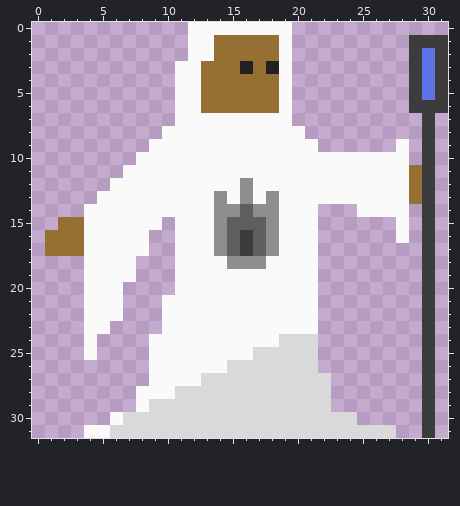
Two versions of one pixel-art sprite, site/img/game/player_right_down.png. Above: the version before the commit.
The file is 32x32 pixels.
Once edited:
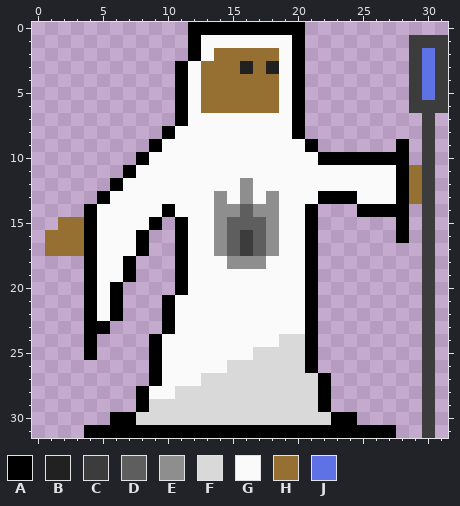
Palette (. is transparent): A #000000  B #212121  C #3c3c3c  D #5e5e5e  E #8e8e8e  F #d9d9d9  G #fafafa  H #966f33  J #5e72e6
Diff:
@@ x 0..31 @@
- 0 ............GGGGGGGG............
- 1 ............GGHHHHHG.........CCC
- 2 ............GGHHHHHG.........CJC
- 3 ...........GGHHHBHBG.........CJC
- 4 ...........GGHHHHHHG.........CJC
- 5 ...........GGHHHHHHG.........CJC
- 6 ...........GGHHHHHHG.........CCC
- 7 ...........GGGGGGGGG..........C.
- 8 ..........GGGGGGGGGGG.........C.
- 9 .........GGGGGGGGGGGGG......G.C.
-10 ........GGGGGGGGGGGGGGGGGGGGG.C.
-11 .......GGGGGGGGGGGGGGGGGGGGGGHC.
-12 ......GGGGGGGGGGEGGGGGGGGGGGGHC.
-13 .....GGGGGGGGGEGEGEGGGGGGGGGGHC.
-14 ....GGGGGGGGGGEEDEEGGG...GGGG.C.
-15 ..HHGGGGGG.GGGEDDDEGGG......G.C.
-16 .HHHGGGGG..GGGEDCDEGGG......G.C.
-17 .HHHGGGGG..GGGEDCDEGGG........C.
-18 ....GGGG...GGGGEEEGGGG........C.
-19 ....GGGG...GGGGGGGGGGG........C.
-20 ....GGG....GGGGGGGGGGG........C.
-21 ....GGG...GGGGGGGGGGGG........C.
-22 ....GGG...GGGGGGGGGGGG........C.
-23 ....GG....GGGGGGGGGGGG........C.
-24 ....G....GGGGGGGGGGFFF........C.
-25 ....G....GGGGGGGGFFFFF........C.
-26 .........GGGGGGFFFFFFF........C.
-27 .........GGGGFFFFFFFFFF.......C.
-28 ........GGGFFFFFFFFFFFF.......C.
-29 ........GFFFFFFFFFFFFFF.......C.
-30 ......GFFFFFFFFFFFFFFFFFF.....C.
-31 ....GGFFFFFFFFFFFFFFFFFFFFFF..C.
+ 0 ............AAAAAAAAA...........
+ 1 ............AGGGGGGGA........CCC
+ 2 ............AGHHHHHGA........CJC
+ 3 ...........AGHHHBHBGA........CJC
+ 4 ...........AGHHHHHHGA........CJC
+ 5 ...........AGHHHHHHGA........CJC
+ 6 ...........AGHHHHHHGA........CCC
+ 7 ...........AGGGGGGGGA.........C.
+ 8 ..........AGGGGGGGGGA.........C.
+ 9 .........AGGGGGGGGGGGA......A.C.
+10 ........AGGGGGGGGGGGGGAAAAAAA.C.
+11 .......AGGGGGGGGGGGGGGGGGGGGAHC.
+12 ......AGGGGGGGGGEGGGGGGGGGGGAHC.
+13 .....AGGGGGGGGEGEGEGGGAAAGGGAHC.
+14 ....AGGGGGAGGGEEDEEGGA...AAAA.C.
+15 ..HHAGGGGA.AGGEDDDEGGA......A.C.
+16 .HHHAGGGA..AGGEDCDEGGA......A.C.
+17 .HHHAGGGA..AGGEDCDEGGA........C.
+18 ....AGGA...AGGGEEEGGGA........C.
+19 ....AGGA...AGGGGGGGGGA........C.
+20 ....AGA....AGGGGGGGGGA........C.
+21 ....AGA...AGGGGGGGGGGA........C.
+22 ....AGA...AGGGGGGGGGGA........C.
+23 ....AA....AGGGGGGGGGGA........C.
+24 ....A....AGGGGGGGGGFFA........C.
+25 ....A....AGGGGGGGFFFFA........C.
+26 .........AGGGGGFFFFFFA........C.
+27 .........AGGGFFFFFFFFFA.......C.
+28 ........AGGFFFFFFFFFFFA.......C.
+29 ........AFFFFFFFFFFFFFA.......C.
+30 ......AAFFFFFFFFFFFFFFFAA.....C.
+31 ....AAAAAAAAAAAAAAAAAAAAAAAA..C.
Changed places in both pictures, as pixel boxes (x1, y1, x2, y2):
changed: (84, 22, 409, 438)
